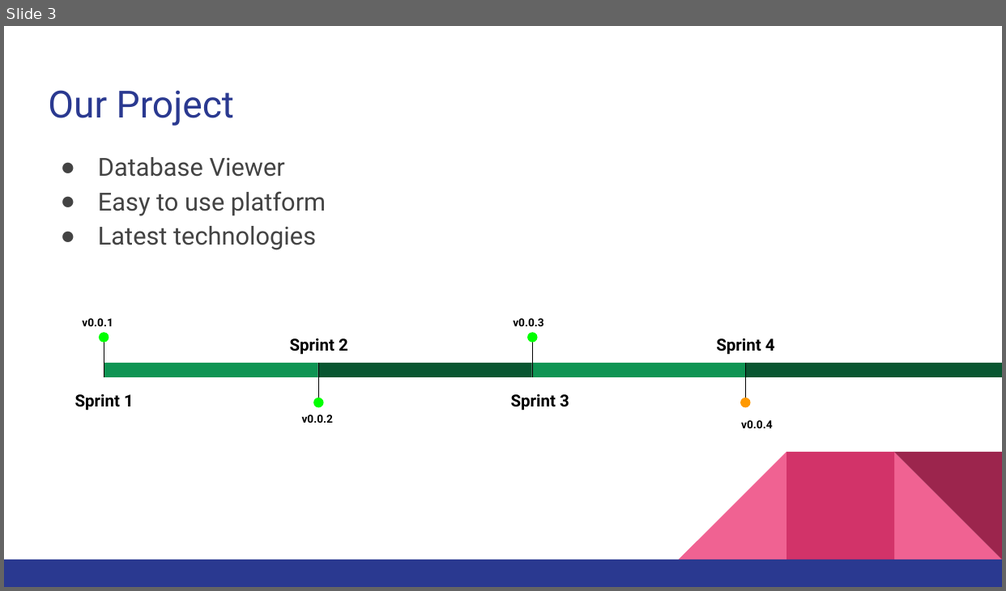
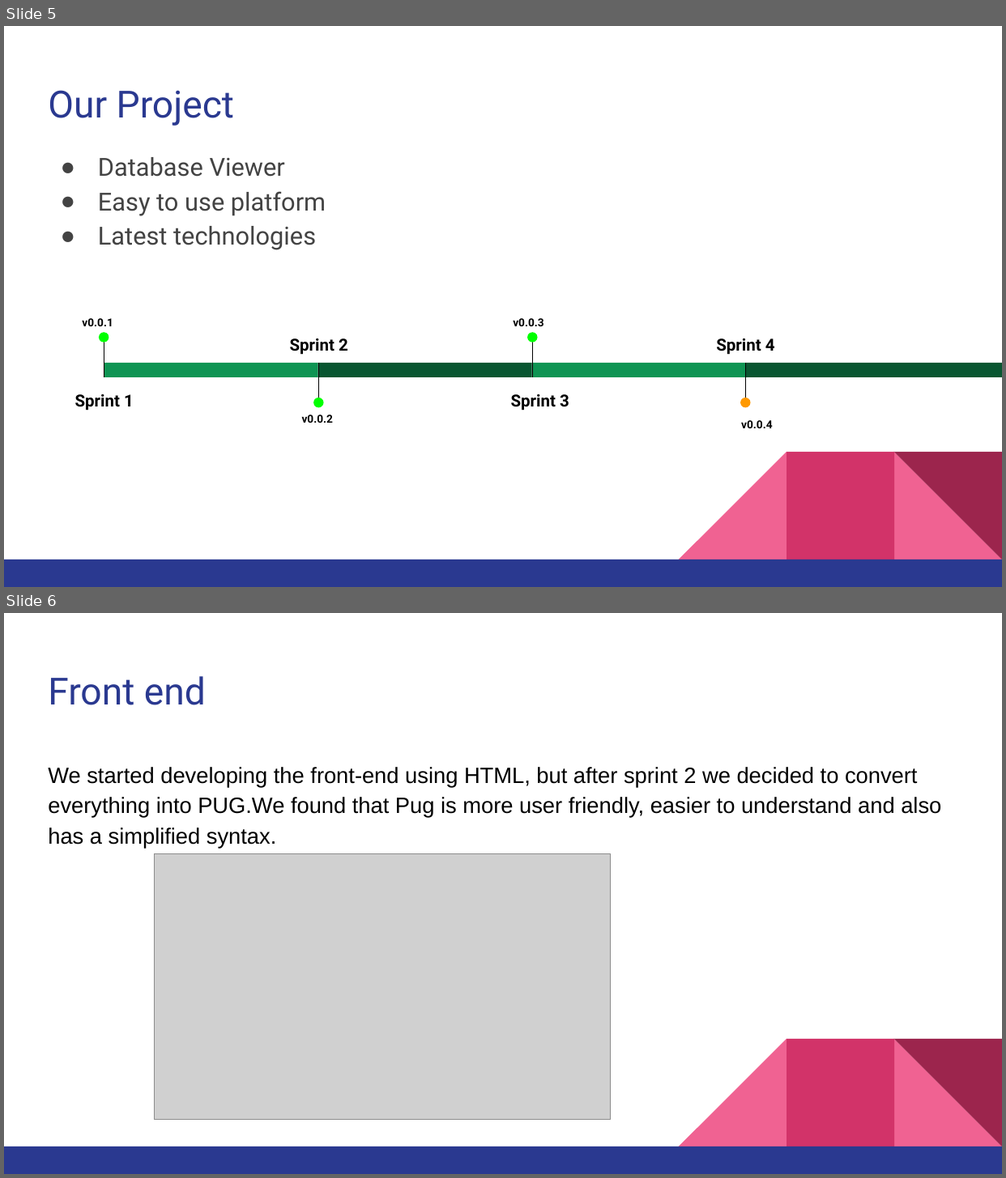
Before and after one commit to checkmate-group/coursework, a slide deck: documents/presentations/sprint_4_presentation.pptx. Shown one above the other, each under a label of ours: slide 3 before the commit, slides 5 and 6 after it. The pictures are 1006x591 and 1006x1178 pixels, drawn with LibreOffice and Linux fonts; fonts in the diff are those of the drawing; grey boxes stand for pictures. Boxes give left, top, right and bottom in pixels: in the first picture for what was removed or moved away, otherwise in the second. Text is boxed around its words. In the diff, an @@ line names an element or a change of style, - is before the commit and + after.

Commit message:
Updated presentation.

```diff
--- a/documents/presentations/sprint_4_presentation.pptx
+++ b/documents/presentations/sprint_4_presentation.pptx
@@ slide 6 added at bbox=[4, 613, 1002, 1174], background #FFFFFF; not listed: 5 template elements that a slide beside it also shows @@
@@ title added at bbox=[48, 676, 206, 705], 27 pt, text #2A3990 @@
+Front end
@@ text added at bbox=[48, 767, 941, 849], 16 pt, text #000000 @@
+We started developing the front-end using HTML, but after sprint 2 we decided to convert everything into PUG.We found that Pug is more user friendly, easier to understand and also has a simplified syntax.
@@ picture added at bbox=[155, 854, 611, 1120] @@
@@ what was slide 3 is now slide 5 @@
```
Also in this commit, not shown: 1 slide changed, 3 other slides added.
